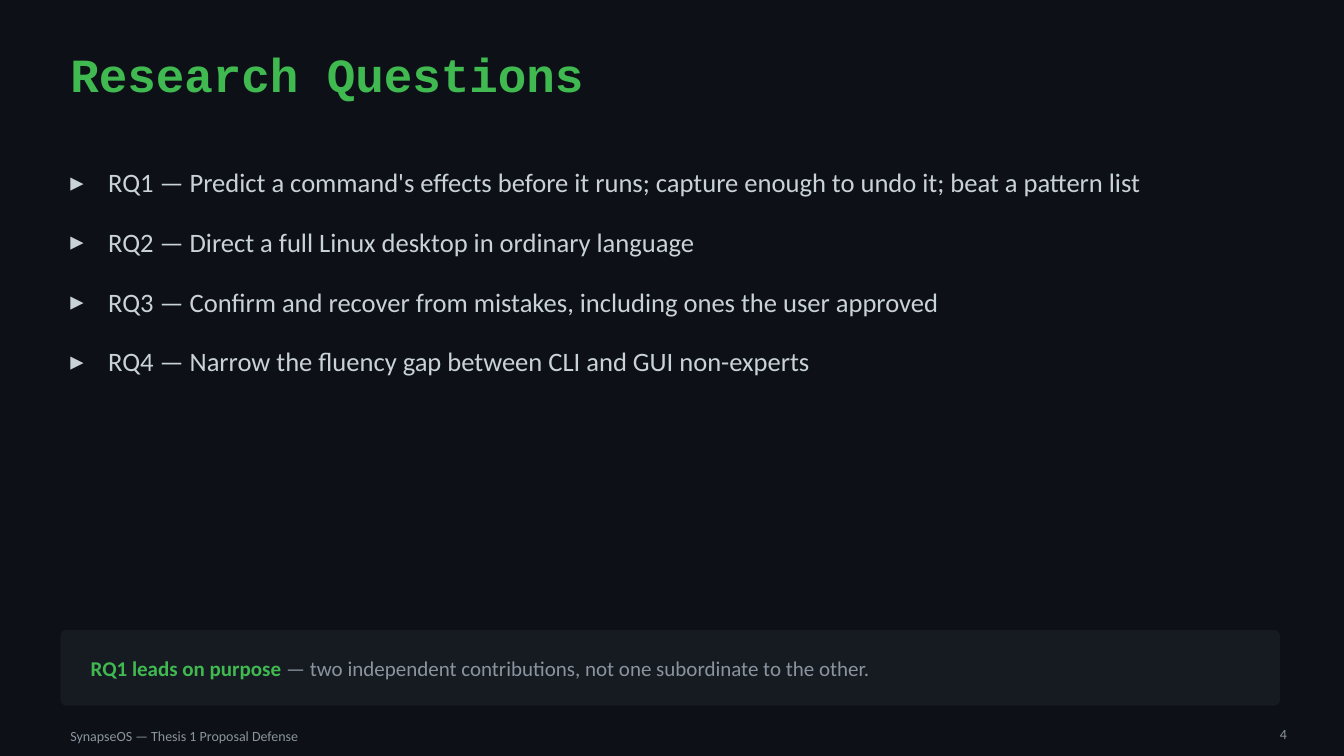
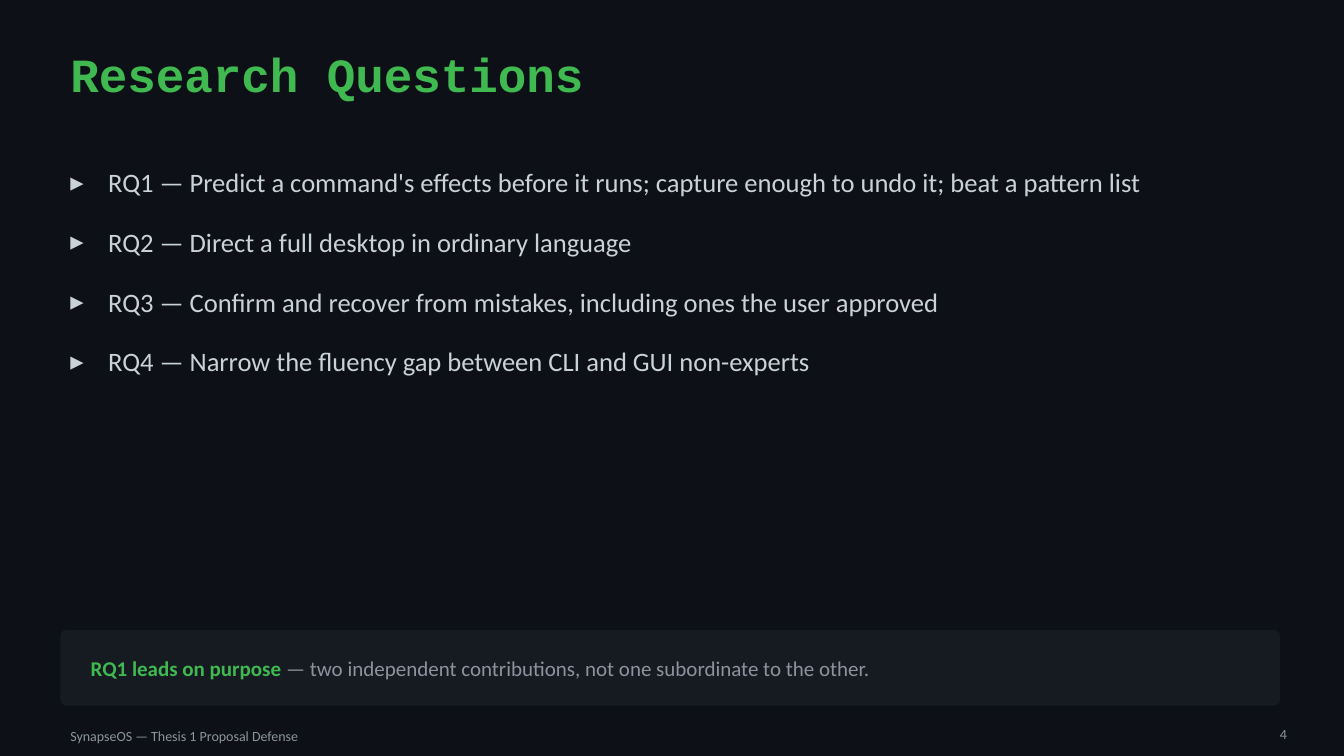
Before and after one commit to willardcsoriano/thesis, a slide deck: slide 4 of thesis 1/defense/SynapseOS_Proposal_Defense.pptx. Drawn at 1344x756 pixels with LibreOffice and Linux fonts; fonts in the diff are those of the drawing. Boxes give left, top, right and bottom in pixels: in the first picture for what was removed or moved away, otherwise in the second. Text is boxed around its words. In the diff, an @@ line names an element or a change of style, - is before the commit and + after.

```diff
--- a/thesis 1/defense/SynapseOS_Proposal_Defense.pptx
+++ b/thesis 1/defense/SynapseOS_Proposal_Defense.pptx
@@ text at (x1=108, y1=233, x2=631, y2=257): text changed @@
-▸ RQ2 — Direct a full Linux desktop in ordinary language
+▸ RQ2 — Direct a full desktop in ordinary language
```
Also in this commit, not shown: 1 other slide changed, 1 slide added, 2 other files.
